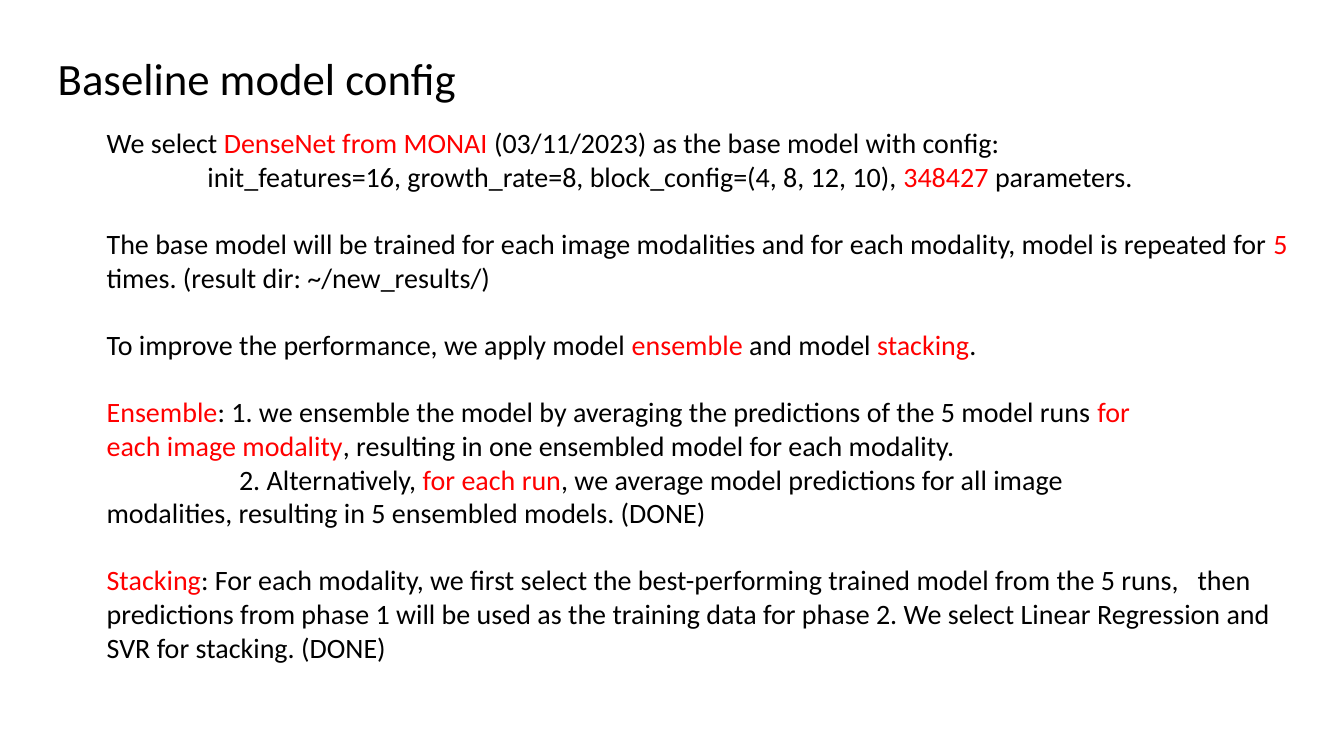
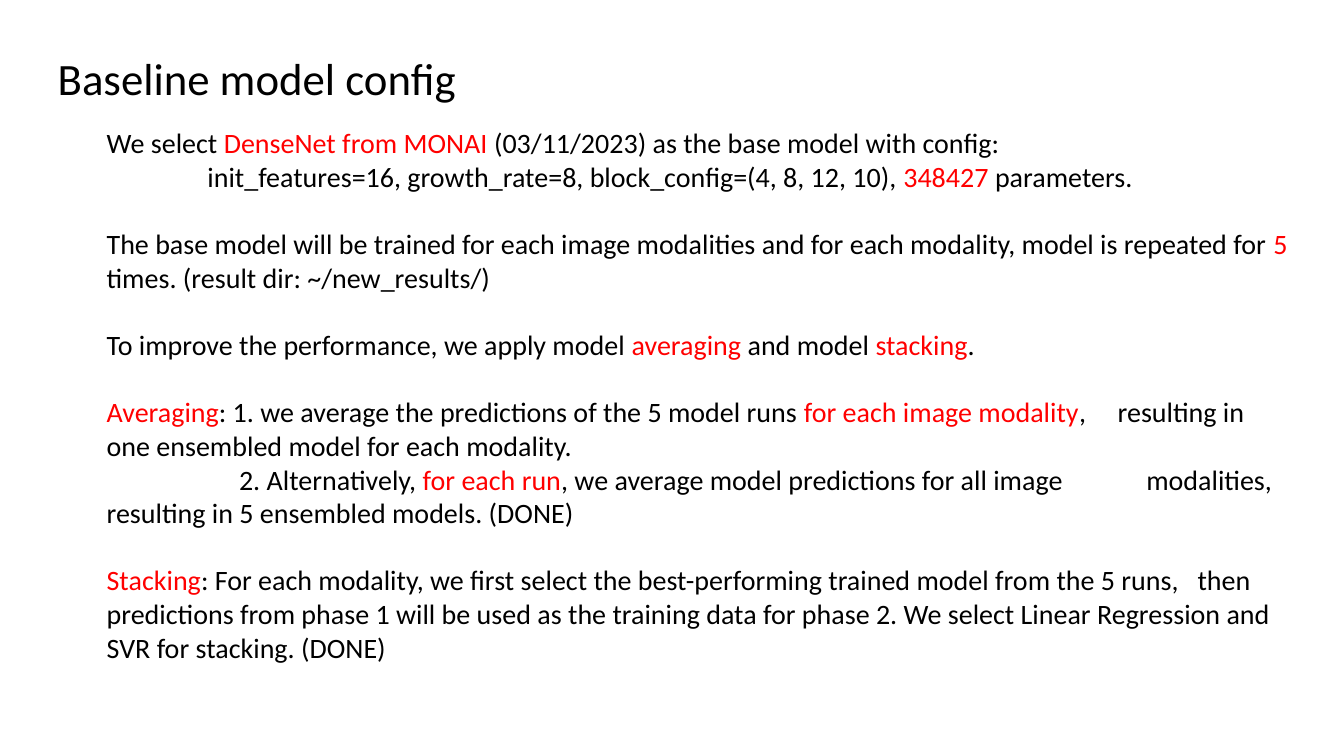
Before and after one commit to hanzhiwangchn/Microstructure_Age_Prediction, a slide deck: slide 4 of summary.pptx. Drawn at 1344x756 pixels with LibreOffice and Linux fonts; fonts in the diff are those of the drawing; background and template pictures are left out. Boxes give left, top, right and bottom in pixels: in the first picture for what was removed or moved away, otherwise in the second. Text is boxed around its words. In the diff, an @@ line names an element or a change of style, - is before the commit and + after.

```diff
--- a/summary.pptx
+++ b/summary.pptx
@@ text at <box>107,335,1086,461</box>: text changed @@
-To improve the performance, we apply model ensemble and model stacking.
-Ensemble: 1. we ensemble the model by averaging the predictions of the 5 model runs for each image modality, resulting in one ensembled model for each modality.
+To improve the performance, we apply model averaging and model stacking.
+Averaging: 1. we average the predictions of the 5 model runs for each image modality, resulting in one ensembled model for each modality.
```
Also in this commit, not shown: 4 other slides changed, 2 slides added, 1 slide removed, 41 other files.
